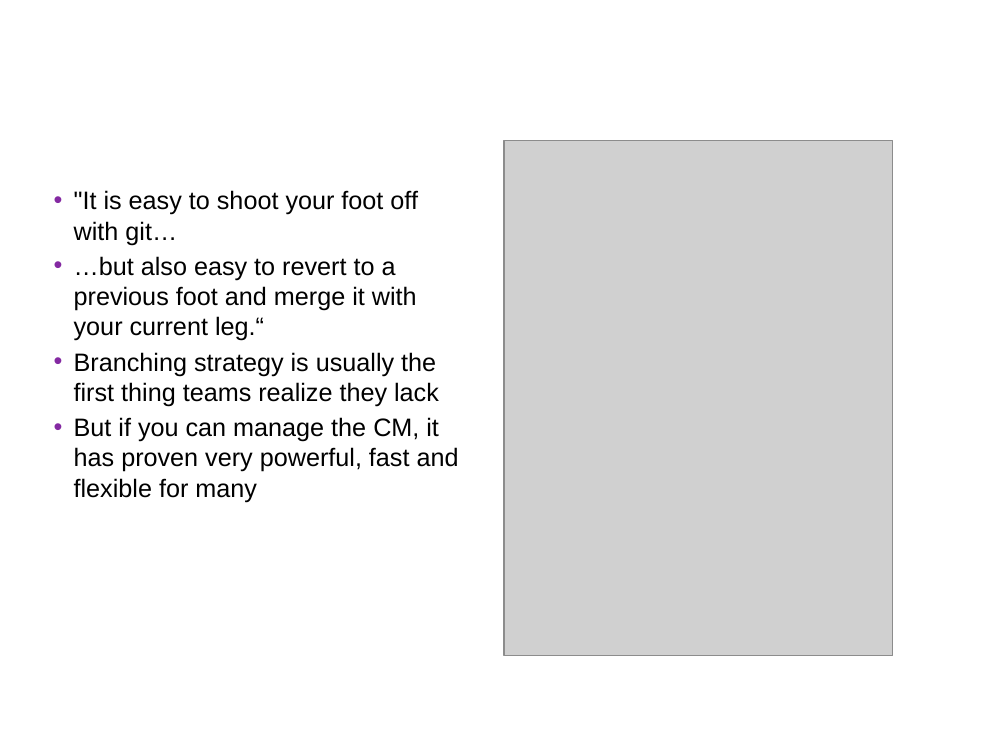
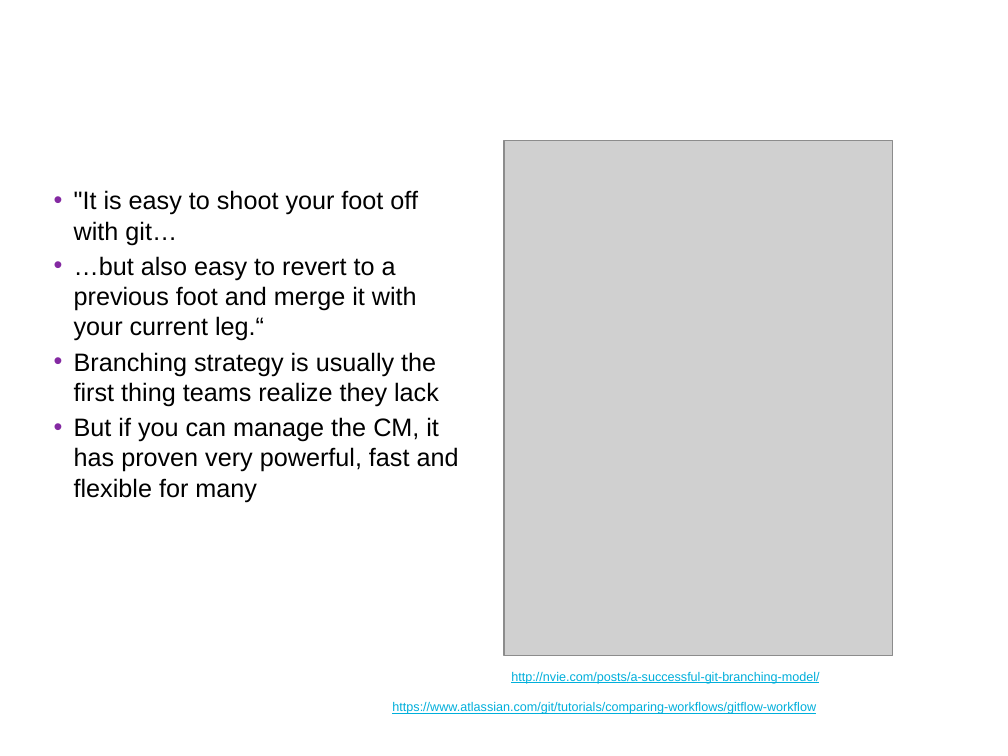
Before and after one commit to UncleCJ/hicollegegit, a slide deck: slide 15 of Git-introduktion_Hermods_HiQ.pptx. Drawn at 1008x756 pixels with LibreOffice and Linux fonts; fonts in the diff are those of the drawing; grey boxes stand for pictures; background and template pictures are left out. Boxes give left, top, right and bottom in pixels: in the first picture for what was removed or moved away, otherwise in the second. Text is boxed around its words. In the diff, an @@ line names an element or a change of style, - is before the commit and + after.

```diff
--- a/Git-introduktion_Hermods_HiQ.pptx
+++ b/Git-introduktion_Hermods_HiQ.pptx
@@ rectangle added at <box>338,663,830,720</box>, fill #FFFFFF, outline #FFFFFF 2 pt, 9 pt, text #00AFDB, underline @@
+http://nvie.com/posts/a-successful-git-branching-model/
+https://www.atlassian.com/git/tutorials/comparing-workflows/gitflow-workflow
```
Also in this commit, not shown: 11 other slides changed, 3 slides added, 1 slide removed.
